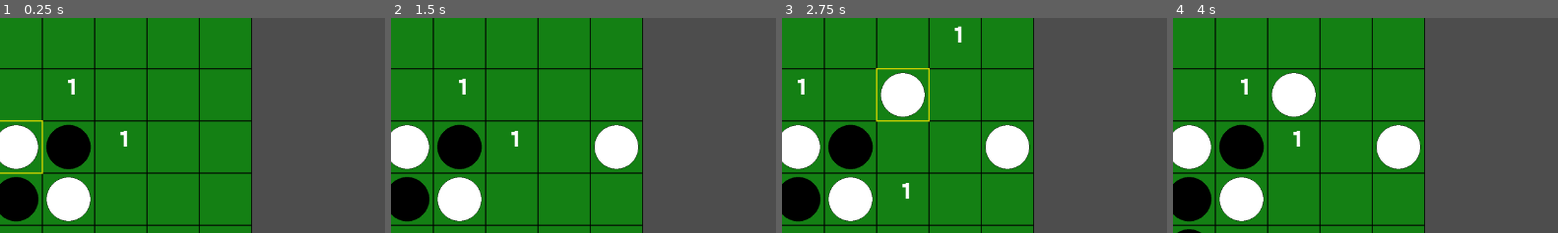
Above: before the commit, frames 1-4 (left to right).
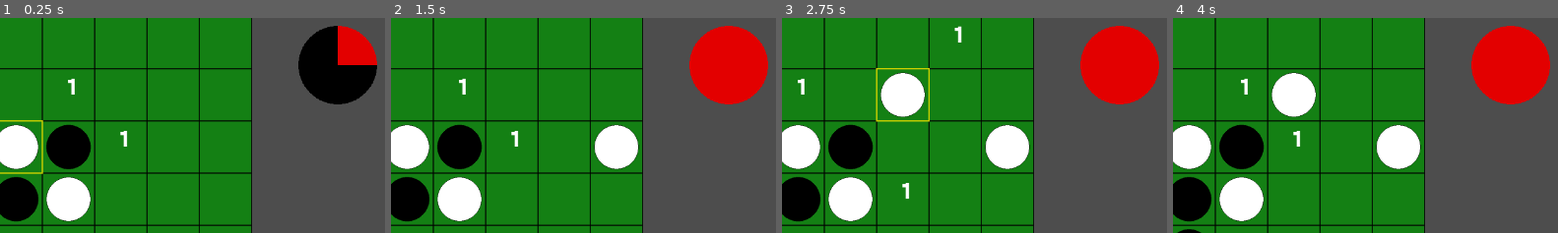
Above: after the commit, the same moments.

Repository: syun77/gd_realtime_reversi
Game: Godot game, scene res://src/scenes/Main.tscn
The game is run twice, just before and just after one commit, with the same random seed, the same clock (stepped at 60 frames per second) and the same inputs.
Inputs (mouse positions are % of the whole screen's width and height, from its top left):
- Up to frame 1 (0.25 s): no input
- Up to frame 2 (1.5 s): move the mouse to (74, 45) at 0.52 s; click (74, 45) at 0.6 s; tap Enter at 1.25 s; move the mouse to (31, 55) at 1.27 s; click (31, 55) at 1.35 s
- Up to frame 3 (2.75 s): tap Space at 2 s; move the mouse to (61, 27) at 2.02 s; click (61, 27) at 2.1 s
- Up to frame 4 (4 s): tap Enter at 2.75 s; move the mouse to (46, 71) at 2.77 s; click (46, 71) at 2.85 s; tap Space at 3.5 s; move the mouse to (82, 65) at 3.52 s; click (82, 65) at 3.6 s
The pictures show only the part of the screen within x 46-96%, y 14-64%; the shares and areas given below are measured in that part.

The runs differ from the first frame. In frame 1, 5.9% of the frame differs, in the area x 77-98%, y 3-41%; in frame 2, 5.9%; in frame 3, 5.9%; in frame 4, 5.9%.

Commit message:
ATBゲージを仮実装

Diff:
--- /dev/null
+++ b/gd-realtime-reversi/assets/fonts/label_white.tres
@@ -0,0 +1,9 @@
+[gd_resource type="LabelSettings" format=3 uid="uid://d0qqg0ite655m"]
+
+[ext_resource type="FontFile" uid="uid://dvyg2kq2u0n3i" path="res://assets/fonts/x8y12pxDenkiChip.ttf" id="1_j4gas"]
+
+[resource]
+font = ExtResource("1_j4gas")
+font_size = 32
+outline_size = 8
+outline_color = Color(0.19236407, 0.42222854, 1, 1)
--- a/gd-realtime-reversi/src/scenes/Main.gd
+++ b/gd-realtime-reversi/src/scenes/Main.gd
@@ -7,6 +7,7 @@
 @onready var _ui_layer := $UILayer # UIのレイヤー.
 @onready var _player_hp_bar := %PlayerHPBar # プレイヤーのHPバー (ユニークIDアクセスなのでこの記述で問題ない).
 @onready var _enemy_hp_bar := %EnemyHPBar # 敵のHPバー (ユニークIDアクセスなのでこの記述で問題ない).
+@onready var _enemy_atb_bar := %EnemyATBBar # 敵のATBバー (ユニークIDアクセスなのでこの記述で問題ない).
 
 var _turn := Disc.eType.WHITE # 現在のターン.
 
@@ -35,6 +36,8 @@
 
 # 更新.
 func _process(_delta: float) -> void:
+	_update_enemy_atb(_delta) # 敵のATBゲージの更新.
+
 	# マウス位置の更新.
 	var mouse_pos = get_viewport().get_mouse_position()
 	_board.set_mouse_pos(mouse_pos) # 盤面にマウス位置を渡す.
@@ -45,8 +48,13 @@
 
 	_update_ui() # UIの更新.
 
+# 敵のATBゲージの更新.
+func _update_enemy_atb(delta:float) -> void:
+	Common.charge_enemy_atb(delta * 100)
+
 # UIの更新.
 func _update_ui() -> void:
 	# HPバーの更新.
 	_player_hp_bar.value = Common.get_player_hp()
 	_enemy_hp_bar.value = Common.get_enemy_hp()
+	_enemy_atb_bar.value = Common.get_enemy_atb()
--- a/gd-realtime-reversi/src/scenes/Main.tscn
+++ b/gd-realtime-reversi/src/scenes/Main.tscn
@@ -1,9 +1,10 @@
 [gd_scene format=3 uid="uid://b46fj3xyoy4g2"]
 
 [ext_resource type="Script" uid="uid://28wijdh87stt" path="res://src/scenes/Main.gd" id="1_x4os5"]
-[ext_resource type="LabelSettings" uid="uid://blkn7yjg37rd1" path="res://assets/fonts/label_settings.tres" id="2_8oy5r"]
 [ext_resource type="PackedScene" uid="uid://xpog626msnc7" path="res://src/objects/Board.tscn" id="2_akft7"]
+[ext_resource type="LabelSettings" uid="uid://d0qqg0ite655m" path="res://assets/fonts/label_white.tres" id="3_1hqvy"]
 [ext_resource type="FontFile" uid="uid://dvyg2kq2u0n3i" path="res://assets/fonts/x8y12pxDenkiChip.ttf" id="4_1hqvy"]
+[ext_resource type="Texture2D" uid="uid://bknjm77rtcedm" path="res://assets/ui/circle.png" id="5_w8f5i"]
 
 [sub_resource type="LabelSettings" id="LabelSettings_w8f5i"]
 font = ExtResource("4_1hqvy")
@@ -27,7 +28,7 @@
 offset_right = 256.0
 offset_bottom = 57.0
 text = "PLAYER (WHITE)"
-label_settings = ExtResource("2_8oy5r")
+label_settings = ExtResource("3_1hqvy")
 horizontal_alignment = 1
 
 [node name="PlayerHPBar" type="ProgressBar" parent="UILayer" unique_id=1357882909]
@@ -53,10 +54,14 @@
 offset_right = 1241.0
 offset_bottom = 91.0
 
-[node name="EnemyActiveTime" type="TextureProgressBar" parent="UILayer" unique_id=1449477255]
+[node name="EnemyATBBar" type="TextureProgressBar" parent="UILayer" unique_id=1449477255]
 unique_name_in_owner = true
-offset_left = 992.0
+offset_left = 1056.0
 offset_top = 120.0
-offset_right = 1168.0
-offset_bottom = 272.0
+offset_right = 1184.0
+offset_bottom = 248.0
 fill_mode = 4
+texture_under = ExtResource("5_w8f5i")
+texture_progress = ExtResource("5_w8f5i")
+tint_under = Color(0, 0, 0, 1)
+tint_progress = Color(0.8901961, 0, 0, 1)
--- a/gd-realtime-reversi/src/utils/Common.gd
+++ b/gd-realtime-reversi/src/utils/Common.gd
@@ -6,21 +6,30 @@
 
 const DEFAULT_PLAYER_HP := 100 # プレイヤーの初期HP.
 const DEFAULT_ENEMY_HP := 100 # 敵の初期HP.
+const MAX_ATB := 100 # ATBゲージの最大値.
 
 static var _layers:Dictionary[String, CanvasLayer] = {} # レイヤー管理用マップ.
 static var _board:Board = null # 盤面クラスの参照.
 static var _player_hp:int = DEFAULT_PLAYER_HP # プレイヤーのHP.
 static var _enemy_hp:int = DEFAULT_ENEMY_HP	 # 敵のHP.
+static var _enemy_atb:float = 0 # 敵のATBゲージ.
 
 # ゲームの初期化.
 static func init_game() -> void:
 	_player_hp = DEFAULT_PLAYER_HP
 	_enemy_hp = DEFAULT_ENEMY_HP
+	_enemy_atb = 0
 
 static func get_player_hp() -> int:
 	return _player_hp
 static func get_enemy_hp() -> int:
 	return _enemy_hp
+static func get_enemy_atb() -> float:
+	return _enemy_atb
+static func is_enemy_atb_full() -> bool:
+	return _enemy_atb >= MAX_ATB
+static func charge_enemy_atb(amount:float) -> void:
+	_enemy_atb = min(MAX_ATB, _enemy_atb + amount)
 
 static func damage(type:Disc.eType, amount:int) -> void:
 	if type == Disc.eType.WHITE:
Binary file added: gd-realtime-reversi/assets/ui/circle.aseprite
Binary file added: gd-realtime-reversi/assets/ui/circle.png
Not shown, added: gd-realtime-reversi/assets/ui/circle.png.import
Not shown, changed: .gitignore
